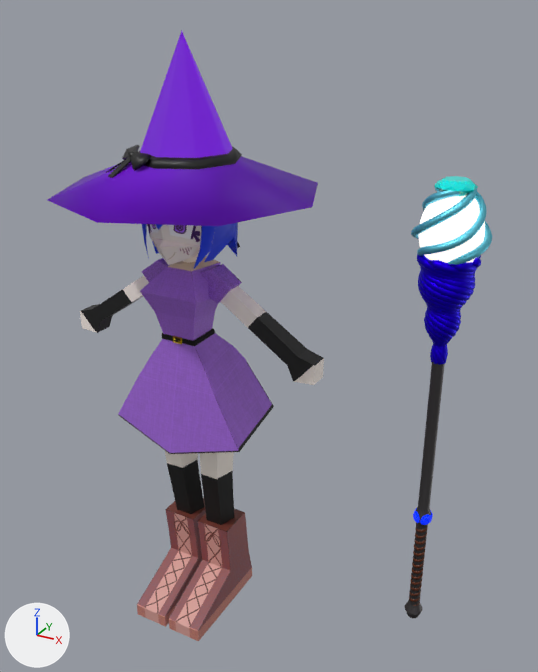
An edit to the Blender file Animations/Molly_the_mage_Ref/molly the mage.blend, drawn before and after from the same camera.
Rendered twice from a camera (50 mm lens) standing at (1.68, -2.4, 2.63) and looking at (0.32, 0.07, 1.39). Arrows for +X, +Y and +Z are at lower left; the lights stay in place. The picture after the commit comes second.

Names of what the first picture shows: 'mage ', 'magic staff'.
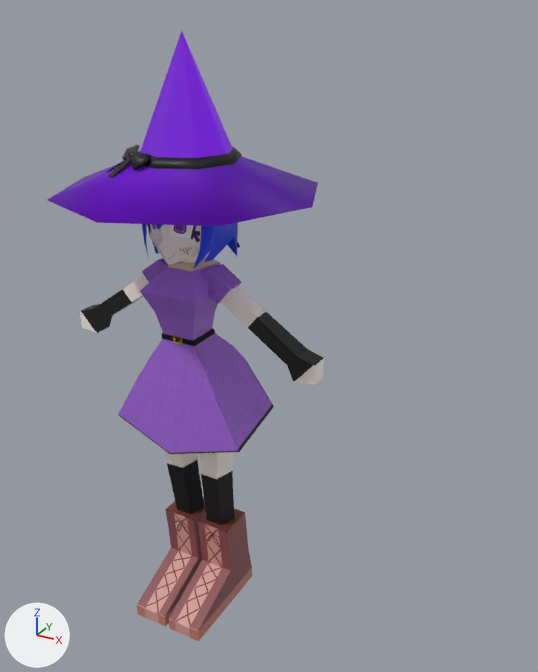
Location of each change, [x1, y1, x2, y2] in pixels of the pictures (538 x 672 px):
'magic staff', deleted: before [405, 176, 492, 618]
    faces in mat_bottom_spiral (blue #2300e7): [417, 254, 481, 365]
    faces in mat_rod (dark grey #595758): [405, 362, 445, 618]
    faces in mat_glow (white #dfe7de, glowing white #fff2ee): [419, 196, 485, 263]
    faces in mat_top_spiral (cyan #6dd2e7): [411, 188, 492, 265]
    faces in mat_top_gem (cyan #00e7de): [434, 176, 478, 196]

The change in detail:
Object 'magic staff' (ob_magic_staff) is deleted.
